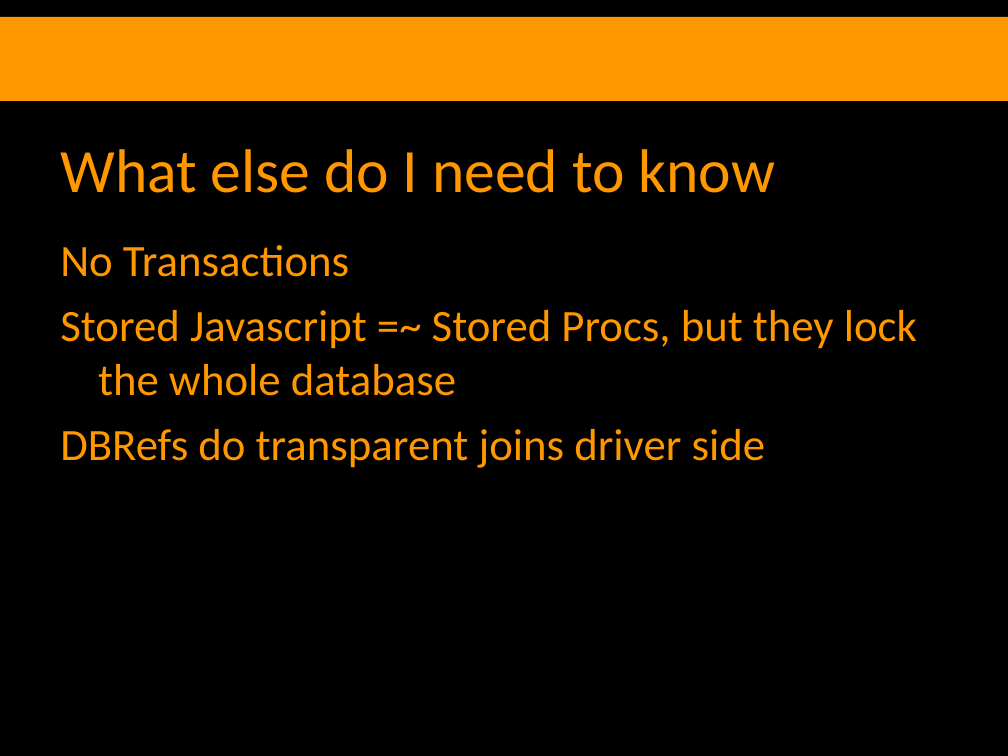
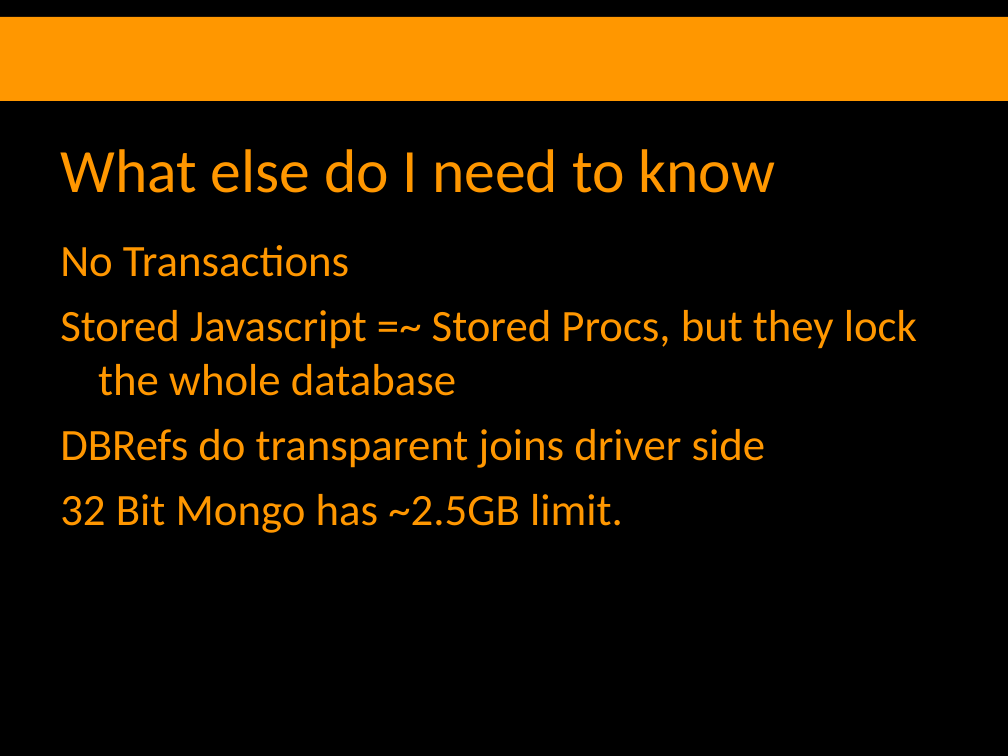
Before and after one commit to zippy1981/CodeCampNYC_Mongo, a slide deck: slide 8 of Slides.odp. Drawn at 1008x756 pixels with LibreOffice and Linux fonts; fonts in the diff are those of the drawing; background and template pictures are left out. Boxes give left, top, right and bottom in pixels: in the first picture for what was removed or moved away, otherwise in the second. Text is boxed around its words. In the diff, an @@ line names an element or a change of style, - is before the commit and + after.

Commit message:
Final tweaks.

```diff
--- a/Slides.odp
+++ b/Slides.odp
@@ text at [60,494,623,533]: paragraph added @@
+32 Bit Mongo has ~2.5GB limit.
```
Also in this commit, not shown: 1 other slide changed.
